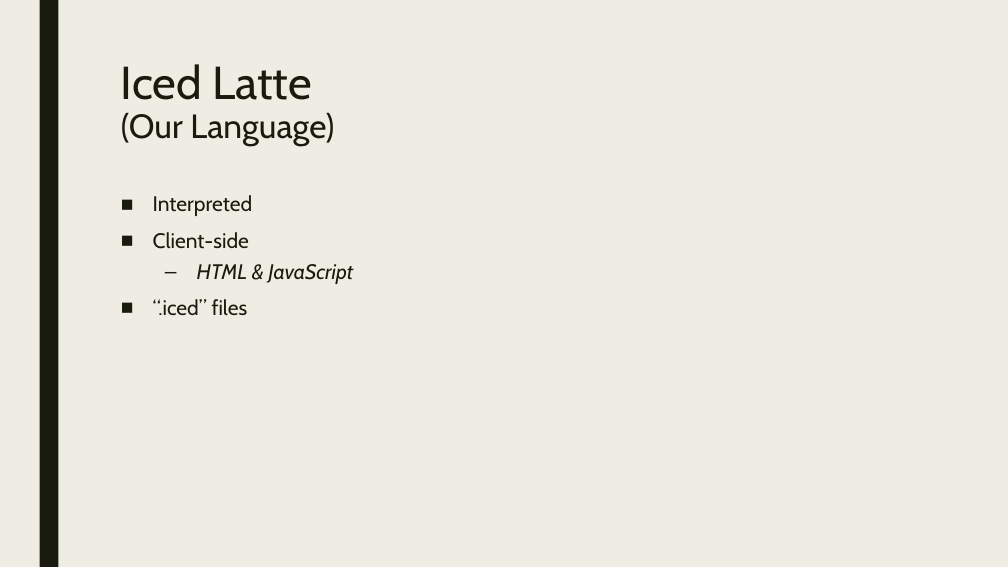
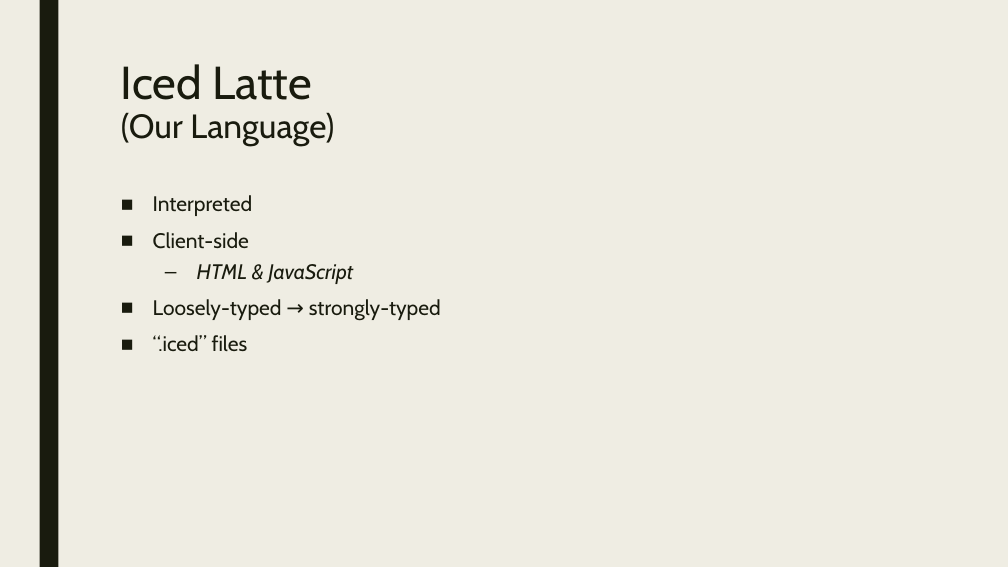
Before and after one commit to austinvanbockern/ProjectFire, a slide deck: slide 3 of ProjectFIRE.pptx. Drawn at 1008x567 pixels with LibreOffice and Linux fonts; fonts in the diff are those of the drawing. Boxes give left, top, right and bottom in pixels: in the first picture for what was removed or moved away, otherwise in the second. Text is boxed around its words. In the diff, an @@ line names an element or a change of style, - is before the commit and + after.

```diff
--- a/ProjectFIRE.pptx
+++ b/ProjectFIRE.pptx
@@ text at box(153, 299, 441, 321): paragraph added @@
+■ Loosely-typed → strongly-typed
```
Also in this commit, not shown: 1 other slide changed, 3 slides added, 2 slides removed, 3 other files.
